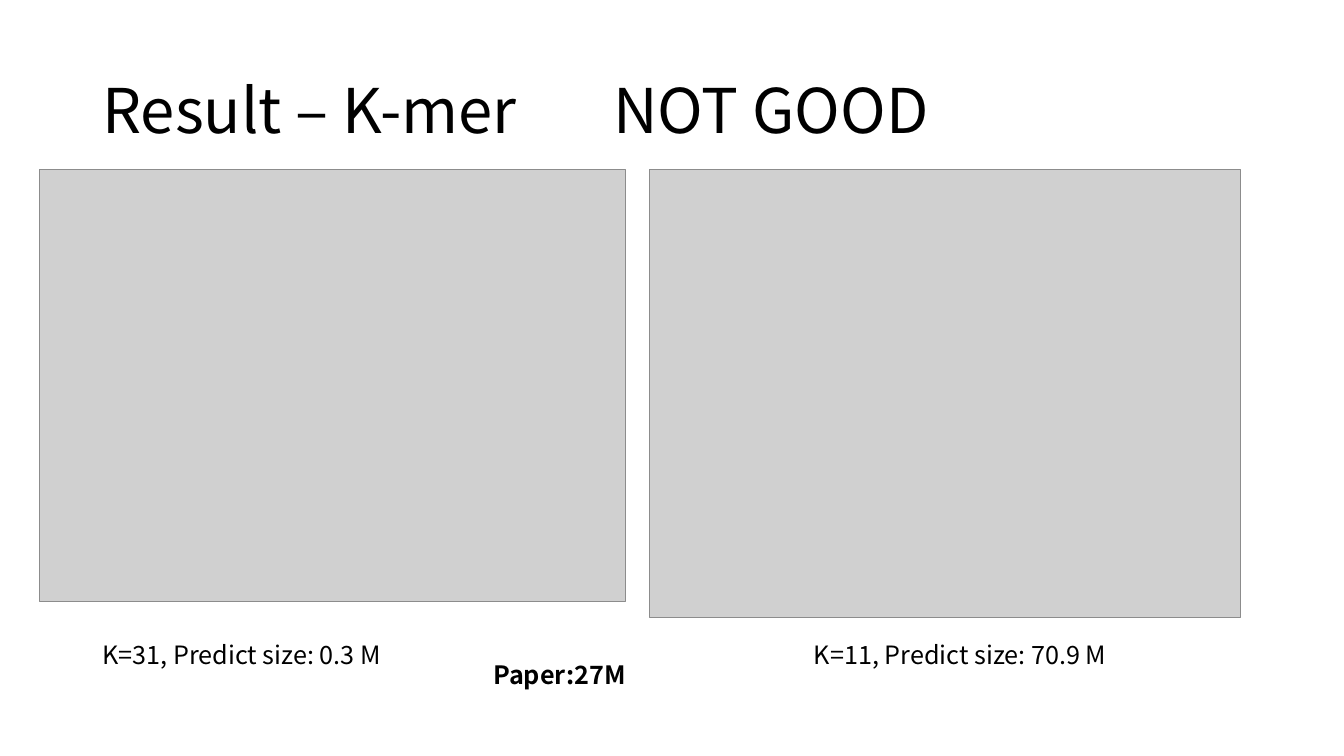
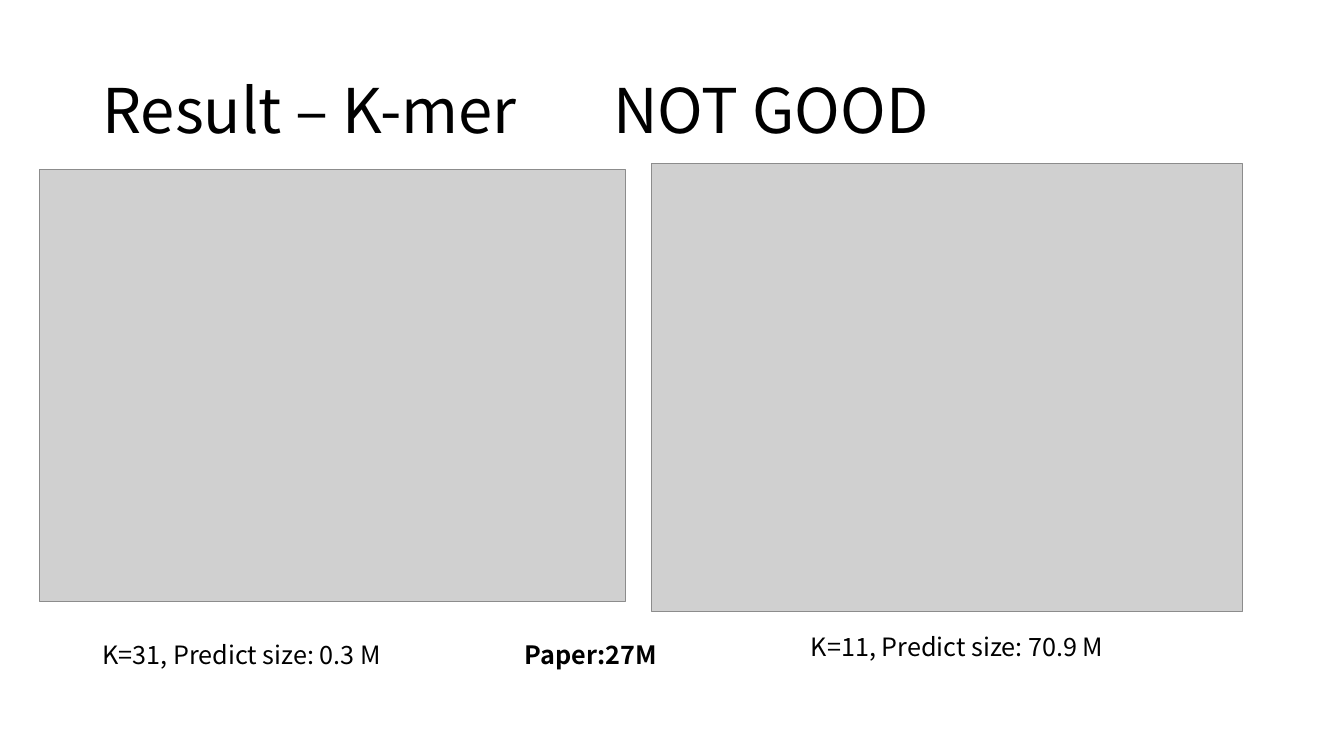
Before and after one commit to Jiarong-L/Genome_Analysis, a slide deck: slide 5 of Result/Genome Analyses Project.pptx. Drawn at 1344x756 pixels with LibreOffice and Linux fonts; fonts in the diff are those of the drawing; grey boxes stand for pictures. Boxes give left, top, right and bottom in pixels: in the first picture for what was removed or moved away, otherwise in the second. Text is boxed around its words. In the diff, an @@ line names an element or a change of style, - is before the commit and + after.

```diff
--- a/Result/Genome Analyses Project.pptx
+++ b/Result/Genome Analyses Project.pptx
@@ picture: place and size @@
-picture at [649,169,1241,617]
+picture at [651,163,1243,611]
@@ text "K=11, Predict size: 70.9 M": place and size @@
-text "K=11, Predict size: 70.9 M" at [814,644,1106,669]
+text "K=11, Predict size: 70.9 M" at [811,636,1103,661]
@@ text "Paper:27M": place and size @@
-text "Paper:27M" at [493,665,625,690]
+text "Paper:27M" at [525,645,657,670]
```
